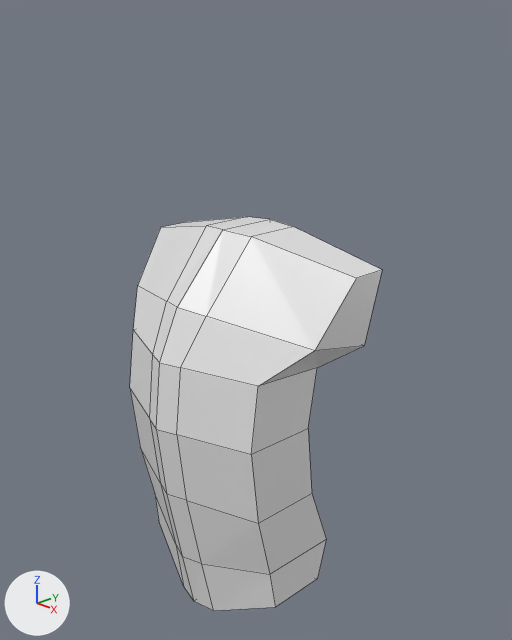
Before and after pictures for a commit that changed the Blender file AdventurePlayground/MyCharacters/Full Character.blend.
The view is the same before and after, from a 50 mm camera at (0.798, -0.689, 1.774) aimed at (0.032, 0.029, 1.4). The axes (+X, +Y, +Z) are drawn at lower left. The lights are the same throughout. Mesh edges are drawn as thin lines.
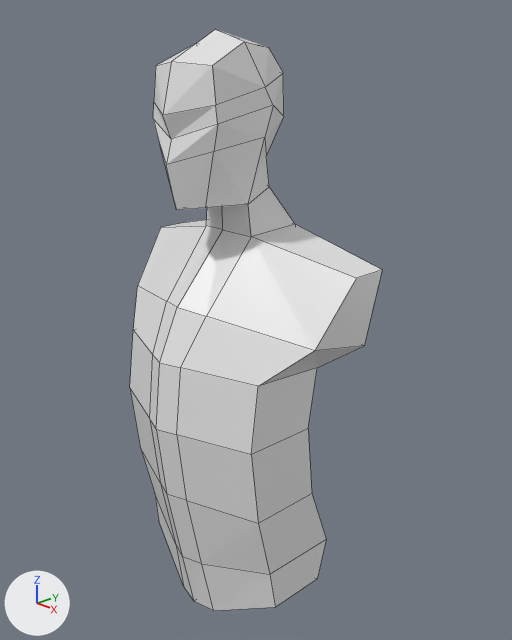
Location of each change, (x1, y1, x2, y2) in pixels of the pictures (512 x 640 px):
'Cube', reshaped (48% taller): before (130, 217, 382, 611); after (130, 29, 382, 611)
part 1 of me_cube, built on: before (164, 217, 381, 278); after (153, 29, 381, 278)

What changed in the scene script:
```text
Change me_cube:
    used by ob_cube; location = (0.0, 0.0, 1.304); scale = (0.152, 0.152, 0.152)
    remove me_cube.from_pydata(...)  # 48 vertices, 39 faces; spans x 0.0..1.46, y -0.97..0.63, z -2.64..1.59
    add me_cube.from_pydata(...)  # 75 vertices, 60 faces; spans x 0.0..1.46, y -0.97..0.63, z -2.64..3.41
    me_cube part 1
    1 face is deleted
    2 vertices move from x 0.0..0.34, y 0.59, z 1.57..1.59 to x 0.0..0.34, y 0.6..0.61, z 1.59..1.61
    27 vertices are added at x 0.0..0.48, y -0.73..0.55, z 1.85..3.41
    22 new faces join them
```
